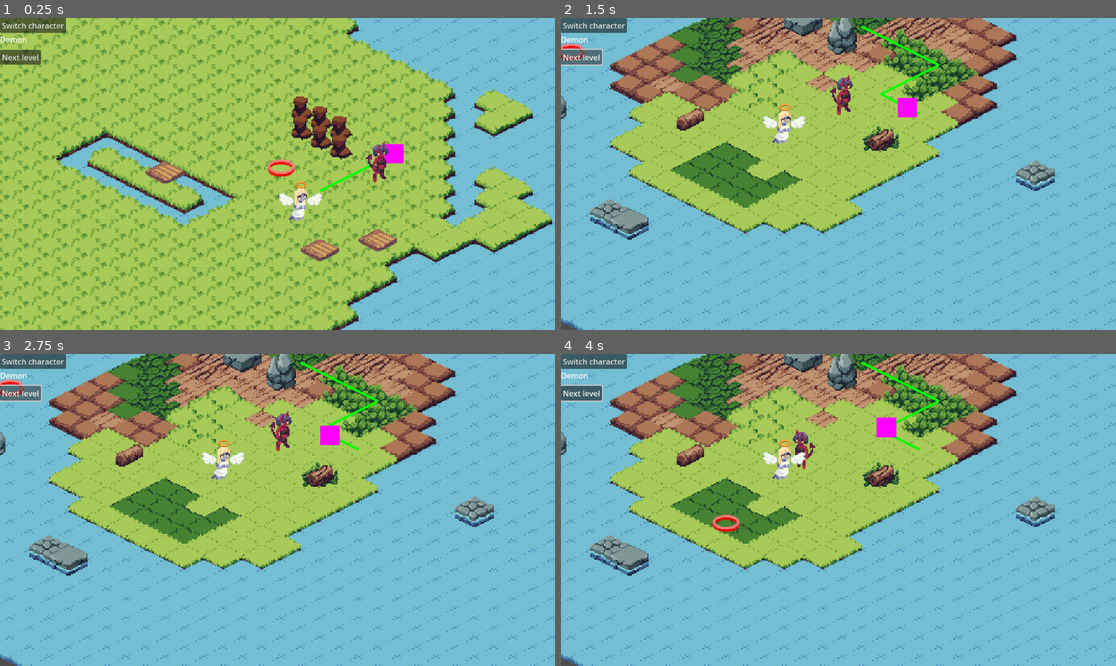
Above: before the commit, frames 1-4 (two rows, left to right).
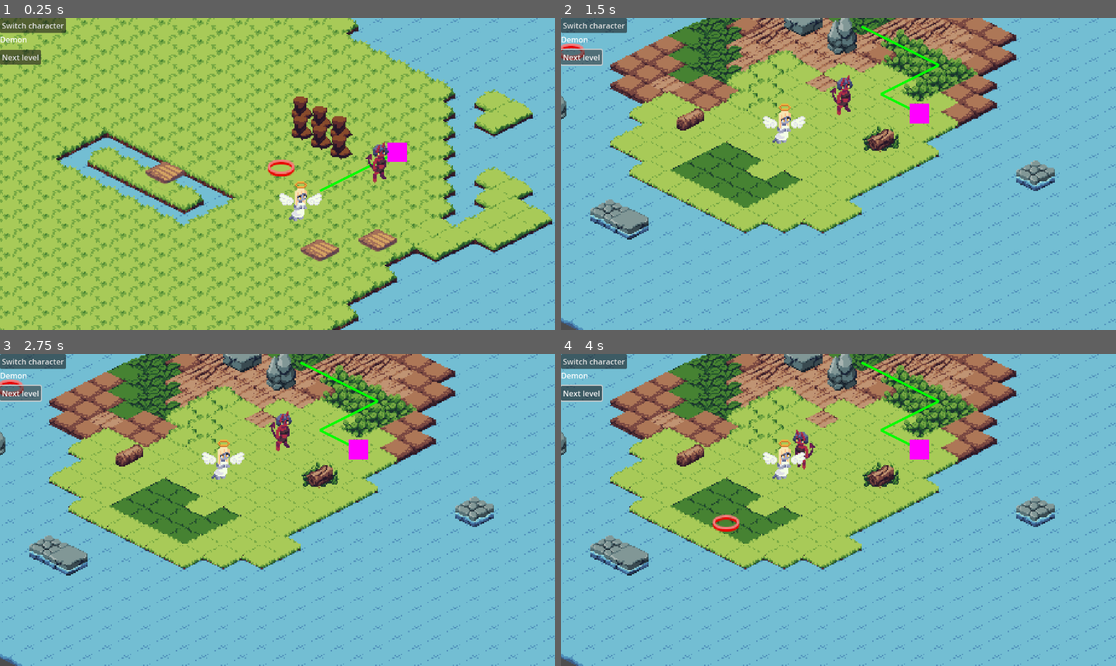
Above: after the commit, the same moments.

Repository: amdevcic/mashup-jam
Game: Godot game, scene res://Scenes/game.tscn
Same seed, same stepped clock (60 frames per second), same inputs: the game is played once before the commit and once after it.
Inputs (mouse positions are in pixels of both pictures, inside the frame that each line leads up to):
- Up to frame 1 (0.25 s): no input
- Up to frame 2 (1.5 s): click "Next level" at 0.5 s; click "Next level" at 1.25 s
- Up to frame 3 (2.75 s): click "Next level" at 2 s
- Up to frame 4 (4 s): tap Enter at 2.75 s; move the mouse to (960, 494) at 2.77 s; tap E at 2.85, 3.6 s; click (960, 494) at 2.92 s; move the mouse to (727, 525) at 3.52 s; click (727, 525) at 3.67 s

The runs differ from the first frame. In frame 1, 0.1% of the frame differs, in the area x 69-74%, y 39-47%; in frame 2, 0.3%; in frame 3, 0.4%; in frame 4, 0.5%, in the area x 56-67%, y 20-34%.

Commit message:
bug fixes

Diff:
--- a/Scripts/level.gd
+++ b/Scripts/level.gd
@@ -14,8 +14,11 @@
 		queue_redraw()
 
 @onready var astarGrid = AStarGrid2D.new()
+@onready var astarGridAngel = AStarGrid2D.new()
 @onready var ground: TileMapLayer = $"Ground"
 var layers: Array[TileMapLayer]
+
+
 
 func _draw():
 	var currentPos: Vector2i = soulPosition
@@ -28,16 +31,76 @@
 		return
 	#astar init
 	var used_rect := ground.get_used_rect()
-	astarGrid.region = used_rect
-	astarGrid.cell_shape = 1 #CELL_SHAPE_ISOMETRIC_RIGHT
-	astarGrid.cell_size = Vector2i(32, 32)
-	astarGrid.default_compute_heuristic = AStarGrid2D.HEURISTIC_MANHATTAN
-	astarGrid.diagonal_mode = AStarGrid2D.DIAGONAL_MODE_NEVER
+	for grid in [astarGrid, astarGridAngel]:
+		grid.region = used_rect
+		grid.cell_shape = 1 #CELL_SHAPE_ISOMETRIC_RIGHT
+		grid.cell_size = Vector2i(32, 32)
+		grid.default_compute_heuristic = AStarGrid2D.HEURISTIC_MANHATTAN
+		grid.diagonal_mode = AStarGrid2D.DIAGONAL_MODE_NEVER
 
 	astarGrid.update()
-	#TODO: iterate through tilemaplayers, set obstacles as astarGrid.set_point_solid(vector, false)
+	astarGridAngel.update()
+
+	updateDemonAstar()
+
+func initLevel(demon: Player, angel: Player, soul: Node2D):
+	activeCharacter = demon
+	angel.global_position = ground.map_to_local(angelPosition)
+	demon.global_position = ground.map_to_local(demonPosition)
+	soul.global_position = ground.map_to_local(soulPosition)
+
+	var plankManager = angel.get_node('PlankCarryManager')
+	plankManager.getGroundTilemap(layers)
+	var gr: Array[AStarGrid2D] = [astarGrid, astarGridAngel]
+	plankManager.getAStarGrids(gr)
+
+func _unhandled_input(event):
+	if event is InputEventMouseButton and event.pressed: #movement
+		var local_mouse_position = ground.to_local(get_global_mouse_position()) #get pos of mouse click
+		var clicked_coordinate = ground.local_to_map(local_mouse_position)
+		var demon_position = ground.local_to_map(activeCharacter.global_position)
+
+		print("Demon pos on grid: ", demon_position, " Demon pos in world: ", activeCharacter.global_position, " Tile clicked: ", clicked_coordinate) #debug
+
+		var movementPath = generatePath(demon_position, clicked_coordinate, activeCharacter)
+
+		print('path: ', movementPath) #debug
+		if !activeCharacter.isWalking and movementPath.size() > 1:
+			activeCharacter.move(movementPath)
+
+
+func snapActiveCharacterToGrid():
+	activeCharacter.global_position = ground.map_to_local(ground.local_to_map(activeCharacter.global_position))
+
+func generatePath(startPos: Vector2i, endPos: Vector2i, activeCharacter: Player): #generate path with astar
+	if activeCharacter.name == "Angel":
+		print('angle')
+		return astarGridAngel.get_id_path(
+			startPos,
+			endPos,
+			true
+		)
+	else:
+		return astarGrid.get_id_path(
+			startPos,
+			endPos,
+			true
+		)
+
+func getGlobalPositionFromTile(tile: Vector2i):
+	return ground.map_to_local(tile)
+
+func isPositionObstacle(pos: Vector2):
+	var mappos = ground.local_to_map(pos)
+	return astarGrid.is_point_solid(mappos)
+
+func duplicateAstar(grid: AStarGrid2D):
+	var temp = grid
+	return temp
+
+func updateDemonAstar():
 	var tileData: TileData
-	var altTile: int #for scene tiles
+	var atlasCoords: Vector2i #for scene tiles
 
 	for c in get_children(): #list of tilemaplayers
 		if c is TileMapLayer:
@@ -47,54 +110,13 @@
 		for y in range(astarGrid.region.position[1], astarGrid.region.end[1]):
 			for layer in layers:
 				tileData = layer.get_cell_tile_data(Vector2i(x, y))
-				altTile = layer.get_cell_alternative_tile(Vector2i(x, y))
+				atlasCoords = layer.get_cell_atlas_coords(Vector2i(x, y))
 
 				if tileData != null and (layer as TileMapLayer).get_navigation_map():
 					if tileData.get_navigation_polygon(0) == null:
 						astarGrid.set_point_solid(Vector2i(x, y))
 
-				if layer.name == "Moveable" and altTile != -1: #check for plank
+				if layer.name == "Moveable" and atlasCoords == Vector2i(0, 0): #check for plank
 					astarGrid.set_point_solid(Vector2i(x, y), false)
 
 	astarGrid.update()
-
-func initLevel(demon: Player, angel: Player, soul: Node2D):
-	activeCharacter = demon
-	angel.global_position = ground.map_to_local(angelPosition)
-	demon.global_position = ground.map_to_local(demonPosition)
-	soul.global_position = ground.map_to_local(soulPosition)
-
-	var plankManager = angel.get_node('PlankCarryManager')
-	plankManager.getGroundTilemap(layers)
-
-func _unhandled_input(event):
-	if event is InputEventMouseButton and event.pressed: #movement
-		var local_mouse_position = ground.to_local(get_global_mouse_position()) #get pos of mouse click
-		var clicked_coordinate = ground.local_to_map(local_mouse_position)
-		var demon_position = ground.local_to_map(activeCharacter.global_position)
-
-		print("Demon pos on grid: ", demon_position, " Demon pos in world: ", activeCharacter.global_position, " Tile clicked: ", clicked_coordinate) #debug
-
-		var movementPath = generatePath(demon_position, clicked_coordinate)
-
-		print('path: ', movementPath) #debug
-		if !activeCharacter.isWalking and movementPath.size() > 1:
-			activeCharacter.move(movementPath)
-
-
-func snapActiveCharacterToGrid():
-	activeCharacter.global_position = ground.map_to_local(ground.local_to_map(activeCharacter.global_position))
-
-func generatePath(startPos: Vector2i, endPos: Vector2i): #generate path with astar
-	return astarGrid.get_id_path(
-		startPos,
-		endPos,
-		true
-	)
-
-func getGlobalPositionFromTile(tile: Vector2i):
-	return ground.map_to_local(tile)
-
-func isPositionObstacle(pos: Vector2):
-	var mappos = ground.local_to_map(pos)
-	return astarGrid.is_point_solid(mappos)
--- a/Scripts/plank_carry_manager.gd
+++ b/Scripts/plank_carry_manager.gd
@@ -4,11 +4,13 @@
 @onready var plank: Sprite2D = $"../Plank"
 @onready var angel: Player = $".."
 
-var layers
+var groundLayer: TileMapLayer
+var planksLayer: TileMapLayer
+
+var demonGrid: AStarGrid2D
+var angelGrid: AStarGrid2D
+
 @onready var isHolding: bool = false
-
-var groundLayer
-var planksLayer
 
 # Called when the node enters the scene tree for the first time.
 func _ready() -> void:
@@ -16,11 +18,14 @@
 	pass # Replace with function body.
 
 func getGroundTilemap(tilemaps: Array[TileMapLayer]):
-	layers = tilemaps #get all tilemaplayers in order, 0 should be ground
-	if layers.size() > 2:
-		groundLayer = layers[0]
-		planksLayer = layers[2]
-	print(layers)
+	if tilemaps.size() > 2: #get all tilemaplayers in order, 0 should be ground
+		groundLayer = tilemaps[0]
+		planksLayer = tilemaps[2]
+	return
+
+func getAStarGrids(grids: Array[AStarGrid2D]):
+	demonGrid = grids[0] #get astar grids for both chars
+	angelGrid = grids[1]
 	return
 
 # Called every frame. 'delta' is the elapsed time since the previous frame.
@@ -31,7 +36,7 @@
 	if event is InputEventKey and event.keycode == KEY_E and event.pressed: #interact
 		var angelPos = groundLayer.local_to_map(angel.global_position)
 		if !isHolding:
-			if planksLayer.get_cell_alternative_tile(angelPos) != -1: #plank on that tile
+			if planksLayer.get_cell_atlas_coords(angelPos) == Vector2i(0, 0): #plank on that tile
 				print("on board")
 				planksLayer.set_cell(angelPos, 1, Vector2i(9, 7))
 				plank.visible = true
@@ -39,7 +44,7 @@
 				pass
 
 		else:
-			if layers[2].get_cell_alternative_tile(angelPos) == -1: #no plank on that tile
+			if planksLayer.get_cell_atlas_coords(angelPos) != Vector2i(0, 0): #no plank on that tile
 				print("setting down")
 				planksLayer.set_cell(angelPos, 0, Vector2i(0, 0))
 				plank.visible = false
--- a/Scripts/soul.gd
+++ b/Scripts/soul.gd
@@ -5,7 +5,7 @@
 signal onDeath
 
 func beginMoving():
-	movement.speed = 0.2
+	movement.speed = 0.0
 	movement.start()
 
 func initPath(startPosition: Vector2i, path: Array[Vector2i], tilemap: TileMapLayer):
Not shown: 1 places in Resources/tileset.tres that only renumber resources
Not shown: 1 places in Scenes/game.tscn that only renumber resources
